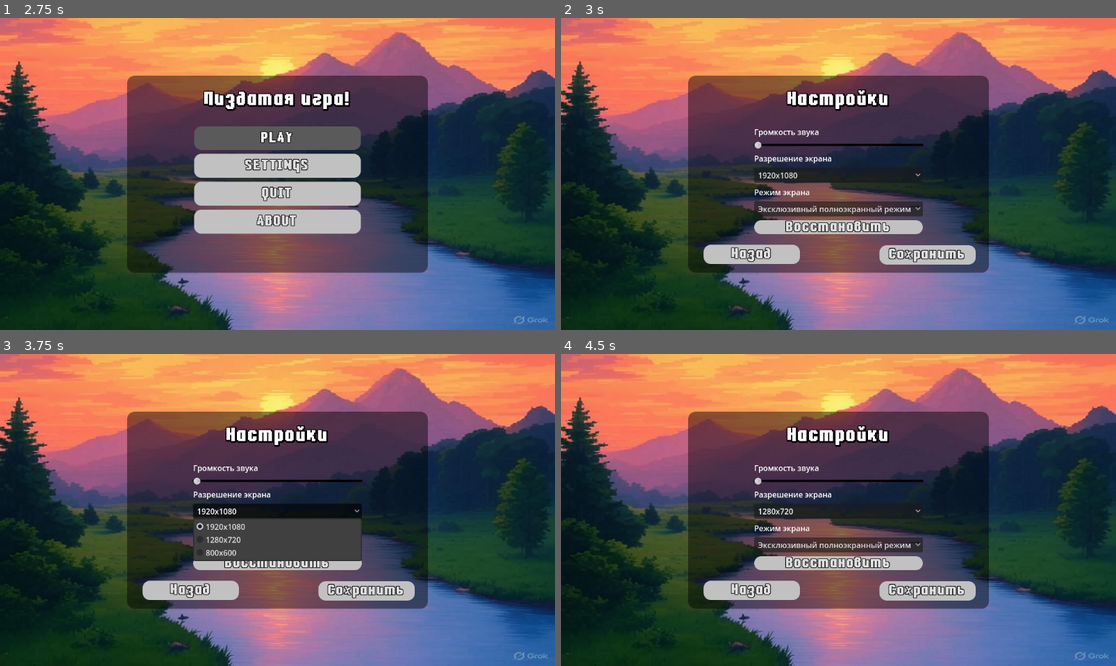
Above: before the commit, frames 1-4 (two rows, left to right).
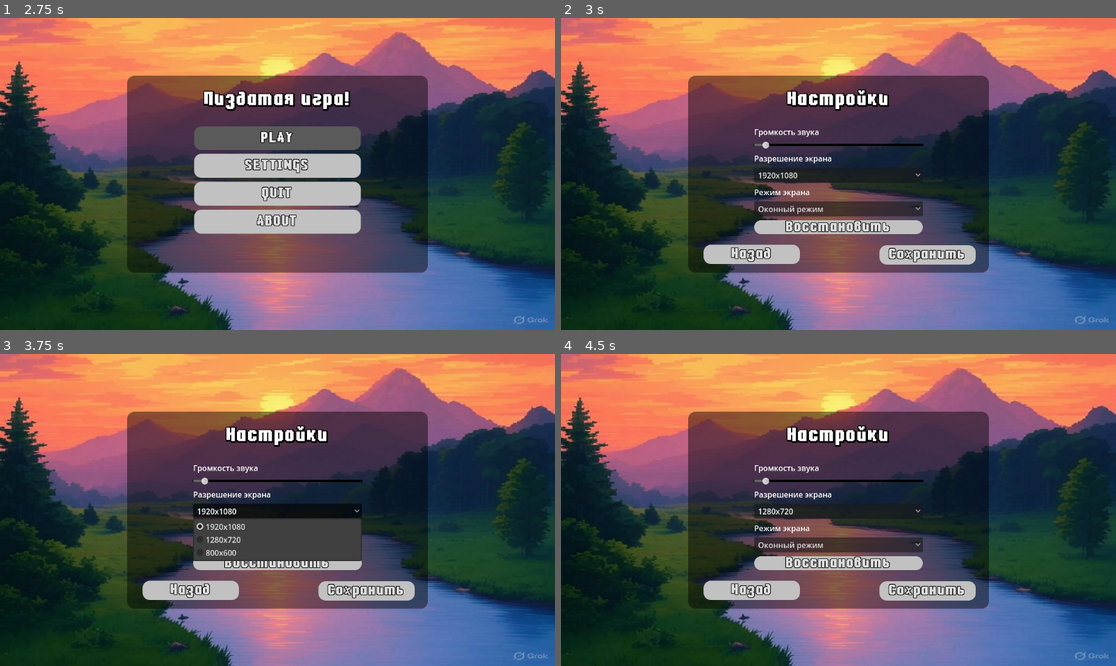
Above: after the commit, the same moments.

Repository: Ruarhid/GODOT_A
Game: Godot game, scene res://nodes/menu.tscn
Same seed, same stepped clock (60 frames per second), same inputs: the game is played once before the commit and once after it.
Inputs:
- Up to frame 1 (2.75 s): click "PLAY" at 0.5 s; click "PLAY" at 1.25 s; click "PLAY" at 2 s
- Up to frame 2 (3 s): click "SETTINGS" at 2.75 s
- Up to frame 3 (3.75 s): click "1920x1080" at 3.5 s
- Up to frame 4 (4.5 s): click "Эксклюзивный полноэкранный ре…" (after the commit: "Оконный режим") at 4.25 s

Frame 1 is identical in both runs. In frame 2, 0.3% of the frame differs, in the area x 34-64%, y 39-63%; in frame 3, less than 0.1%; in frame 4, 0.3%.

Commit message:
fix sound

Diff:
--- a/config_script.gd
+++ b/config_script.gd
@@ -62,7 +62,6 @@
 
 # Применение настроек к игре
 func apply_settings():
-	AudioServer.set_bus_volume_db(AudioServer.get_bus_index("Master"), linear_to_db(volume))
 	DisplayServer.window_set_mode(ScreenMode)
 	print("window_get_mode ", DisplayServer.window_get_mode())
 	print("Global.ScreenMode ", Global.ScreenMode)
--- a/nodes/menu.tscn
+++ b/nodes/menu.tscn
@@ -113,7 +113,7 @@
 layout_mode = 2
 theme_override_styles/slider = SubResource("StyleBoxLine_jday5")
 max_value = 1.0
-step = 0.01
+step = 0.05
 
 [node name="Label2" type="Label" parent="MarginContainer/P_Settings/VBC_Settings"]
 layout_mode = 2
--- a/scripts/menu.gd
+++ b/scripts/menu.gd
@@ -5,5 +5,10 @@
 	$AudioStreamPlayer.volume_db = linear_to_db(Global.volume)
 	$AudioStreamPlayer.play()
 
+	print("Global.volume = ", Global.volume)
+
+
 func _on_h_slider_value_changed(value: float) -> void:
 	$AudioStreamPlayer.volume_db = linear_to_db(value)
+	print("Db = ", $AudioStreamPlayer.volume_db)
+	print("Global.volume = ", Global.volume)
--- a/settings.cfg
+++ b/settings.cfg
@@ -1,7 +1,7 @@
 [Audio]
 
-volume=0.0
+volume=0.05
 
 [Display]
 
-ScreenMode=4
+ScreenMode=0
